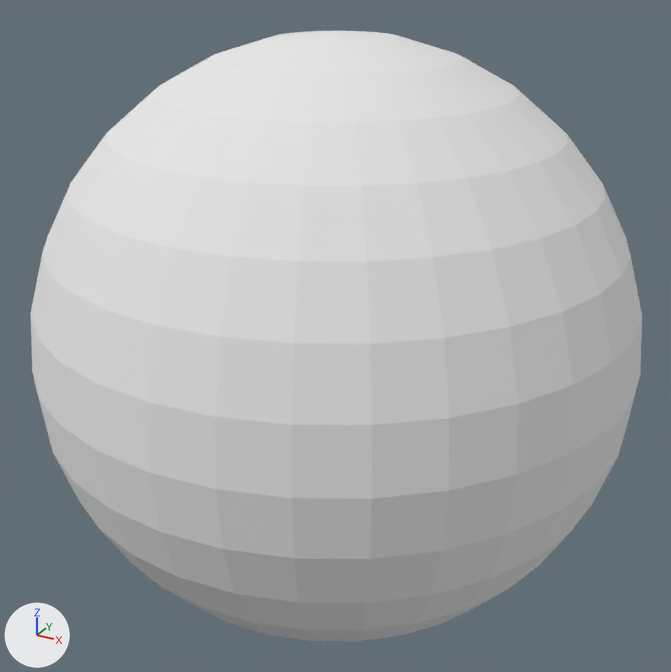
A saved change to the OBJ model Resources/sky_sphere/sky_sphere.obj.
Before and after are seen from a camera (50 mm lens) standing at (705.0, -1284.0, 641.0) and looking at (-1.0, -1.0, 0.0). Arrows for +X, +Y and +Z are at lower left; the lights stay in place. The picture after the commit comes second. Where no turn or scale is listed for an object, it has been applied to the vertices.

In view in the first picture: '球.001'.
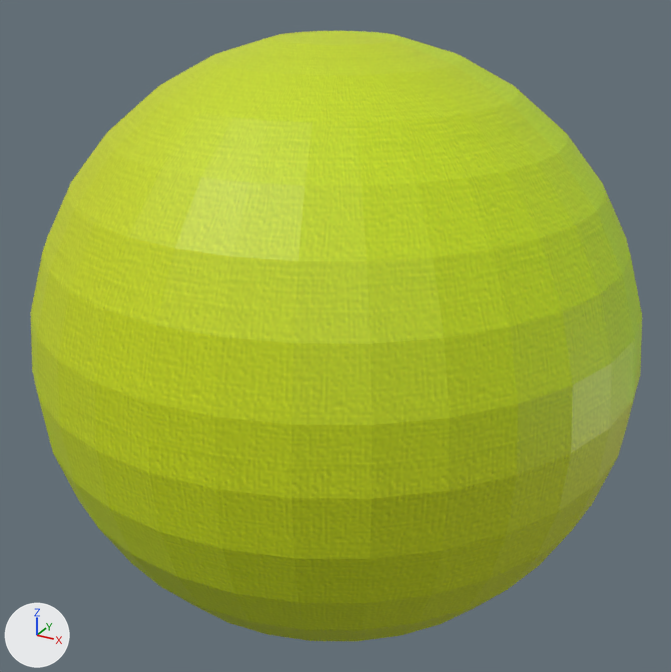
Changed parts and their boxes (x1, y1, x2, y2) in the pictures (671 x 672 px):
'球.001', surface changed (white to yellow)
    both: (31, 31, 642, 641)

The change in detail:
Picture 'sky_sp.png' (img_sky_sp_png) is new.
In material 'マテリアル.002' (mat_マテリアル_002), base_color is no longer (0.8, 0.8, 0.8), white #e7e7e7.
In material 'マテリアル.002' (mat_マテリアル_002), roughness goes from 1.0 to 0.5.
In material 'マテリアル.002' (mat_マテリアル_002), texture is now set to img_sky_sp_png.
